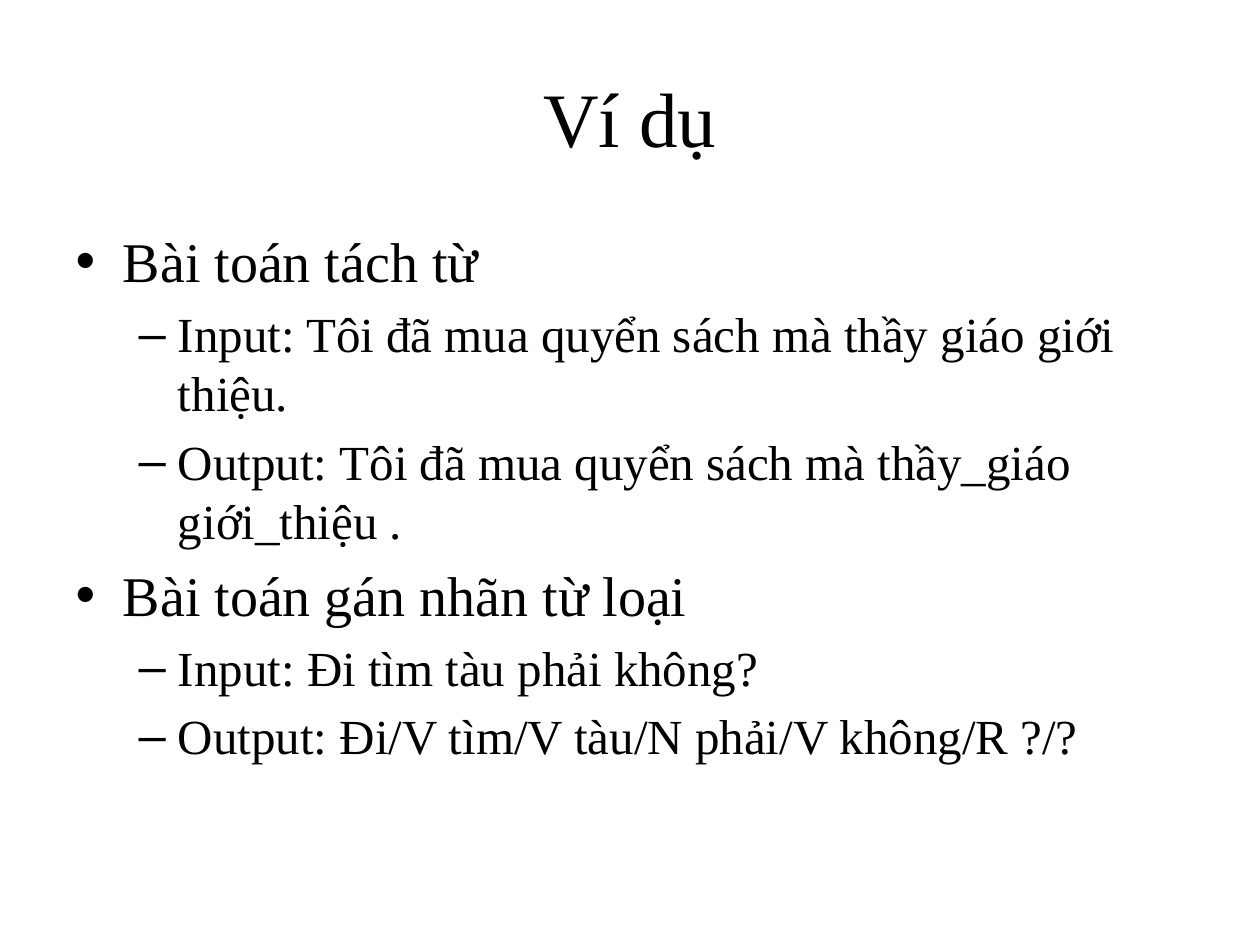
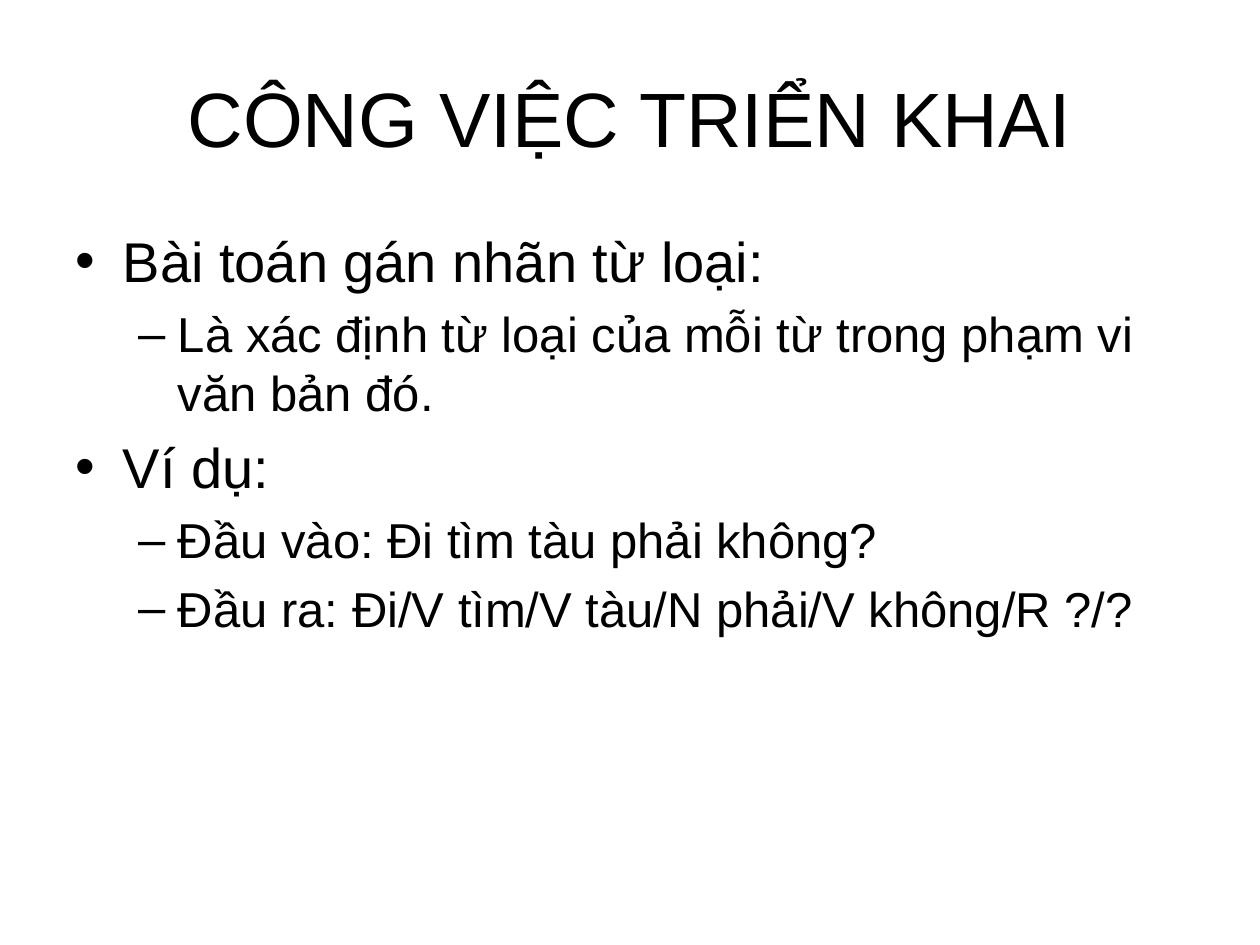
Before and after one commit to PVT961996/Web_VNLP, a slide deck: slide 7 of Khoaluan_doc/Bao_cao_khoa_hoc.pptx (slide 6 before the commit). Drawn at 1260x945 pixels with LibreOffice and Linux fonts; fonts in the diff are those of the drawing; background and template pictures are left out. Boxes give left, top, right and bottom in pixels: in the first picture for what was removed or moved away, otherwise in the second. Text is boxed around its words. In the diff, an @@ line names an element or a change of style, - is before the commit and + after.

```diff
--- a/Khoaluan_doc/Bao_cao_khoa_hoc.pptx
+++ b/Khoaluan_doc/Bao_cao_khoa_hoc.pptx
@@ title at <box>187,86,1071,159</box>: text changed; font Times New Roman to Arial @@
-Ví dụ
+CÔNG VIỆC TRIỂN KHAI
@@ text at <box>123,240,1133,637</box>: text changed; font Times New Roman to Arial @@
-• Bài toán tách từ
-  – Input: Tôi đã mua quyển sách mà thầy giáo giới thiệu.
-  – Output: Tôi đã mua quyển sách mà thầy_giáo giới_thiệu .
-• Bài toán gán nhãn từ loại
-  – Input: Đi tìm tàu phải không?
-  – Output: Đi/V tìm/V tàu/N phải/V không/R ?/?
+• Bài toán gán nhãn từ loại:
+  – Là xác định từ loại của mỗi từ trong phạm vi văn bản đó.
+• Ví dụ:
+  – Đầu vào: Đi tìm tàu phải không?
+  – Đầu ra: Đi/V tìm/V tàu/N phải/V không/R ?/?
```
Also in this commit, not shown: 18 other slides changed, 5 slides added, 1 slide removed, 15 other files.
